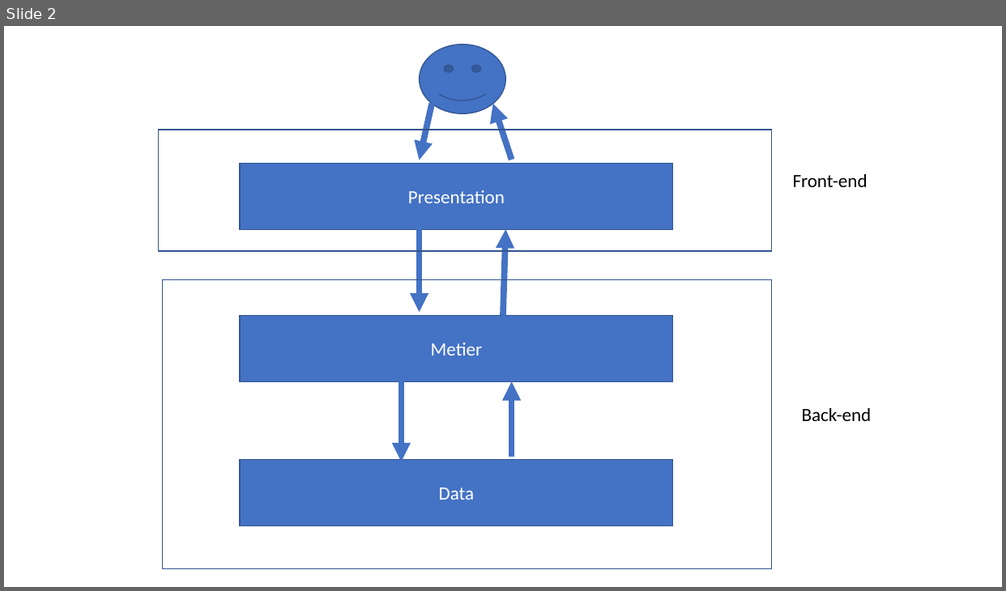
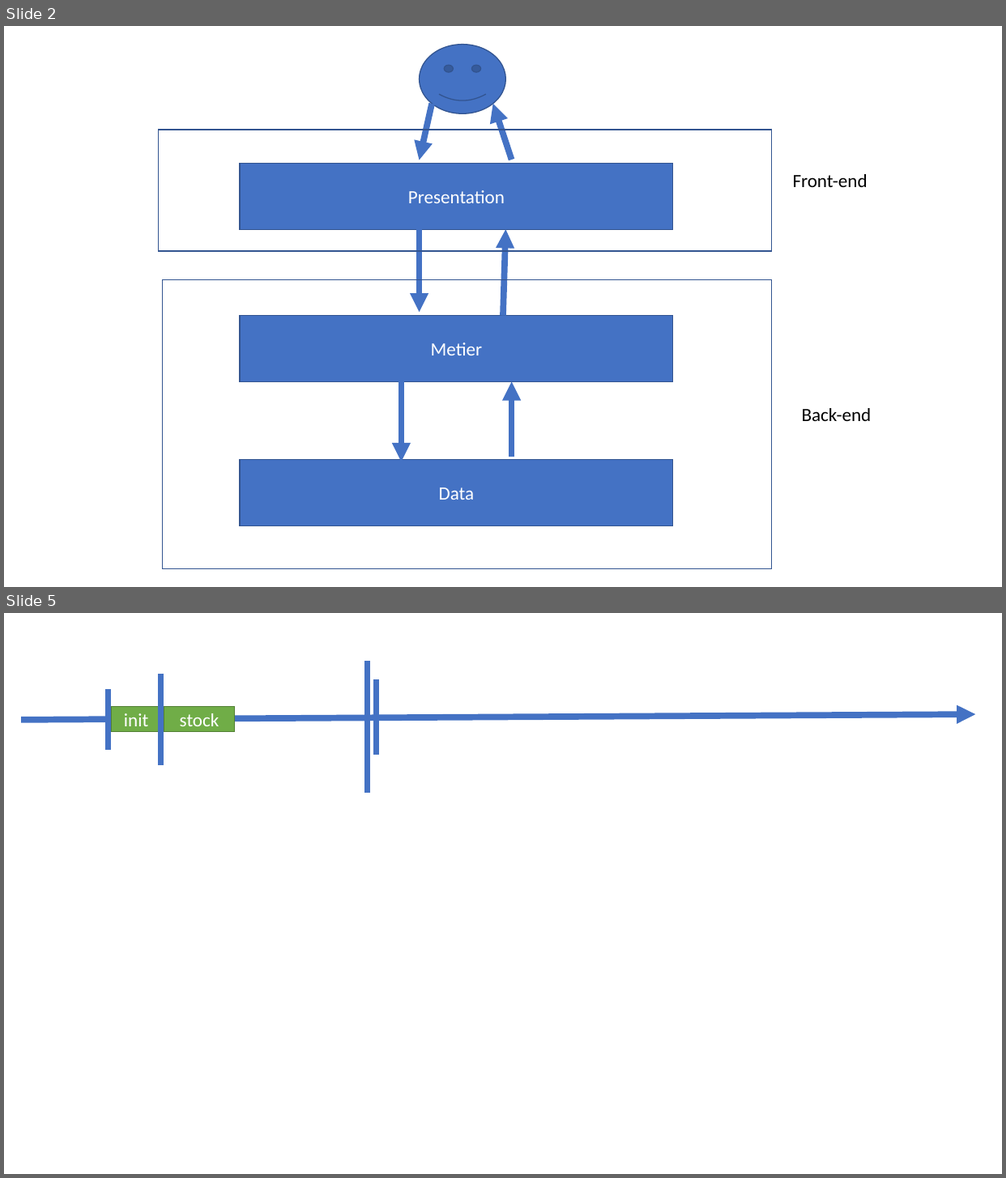
Before and after one commit to jlg-formation/njs-dec-2020, a slide deck: notes.pptx. Shown one above the other, each under a label of ours: slide 2 before the commit, slides 2 and 5 after it; the slides between them are not shown. The pictures are 1006x591 and 1006x1178 pixels, drawn with LibreOffice and Linux fonts; fonts in the diff are those of the drawing. Boxes give left, top, right and bottom in pixels: in the first picture for what was removed or moved away, otherwise in the second. Text is boxed around its words. In the diff, an @@ line names an element or a change of style, - is before the commit and + after.

```diff
--- a/notes.pptx
+++ b/notes.pptx
@@ slide 5 added at <box>4,613,1002,1174</box>, background #FFFFFF @@
@@ line added from (367, 661) to (367, 794), #4472C4 6 pt @@
@@ line added from (160, 674) to (160, 765), #4472C4 6 pt @@
@@ line added from (376, 679) to (376, 756), #4472C4 6 pt @@
@@ line added from (108, 689) to (108, 750), #4472C4 6 pt @@
@@ rectangle added at <box>112,707,161,732</box>, fill #70AD47, outline #538035 1 pt, 18 pt, text #FFFFFF @@
+init
@@ rectangle added at <box>164,707,235,732</box>, fill #70AD47, outline #538035 1 pt, 18 pt, text #FFFFFF @@
+stock
@@ arrow added from (21, 720) to (976, 714), #4472C4 6 pt @@
```
Also in this commit, not shown: 1 slide changed, 2 other slides added.
